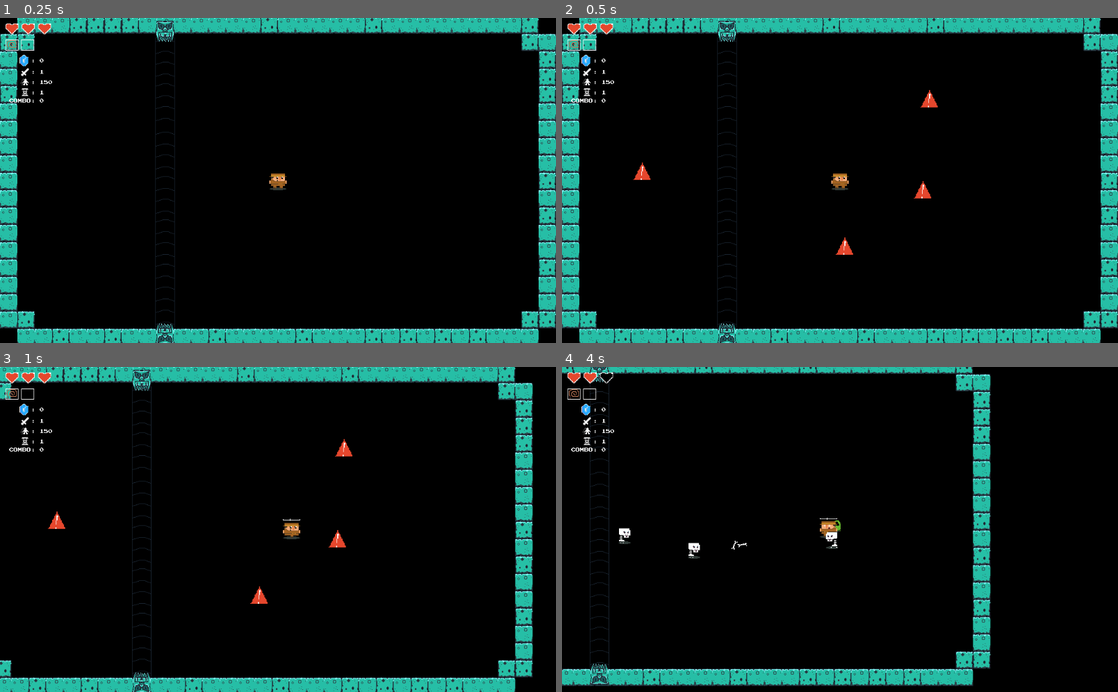
Above: before the commit, frames 1-4 (two rows, left to right).
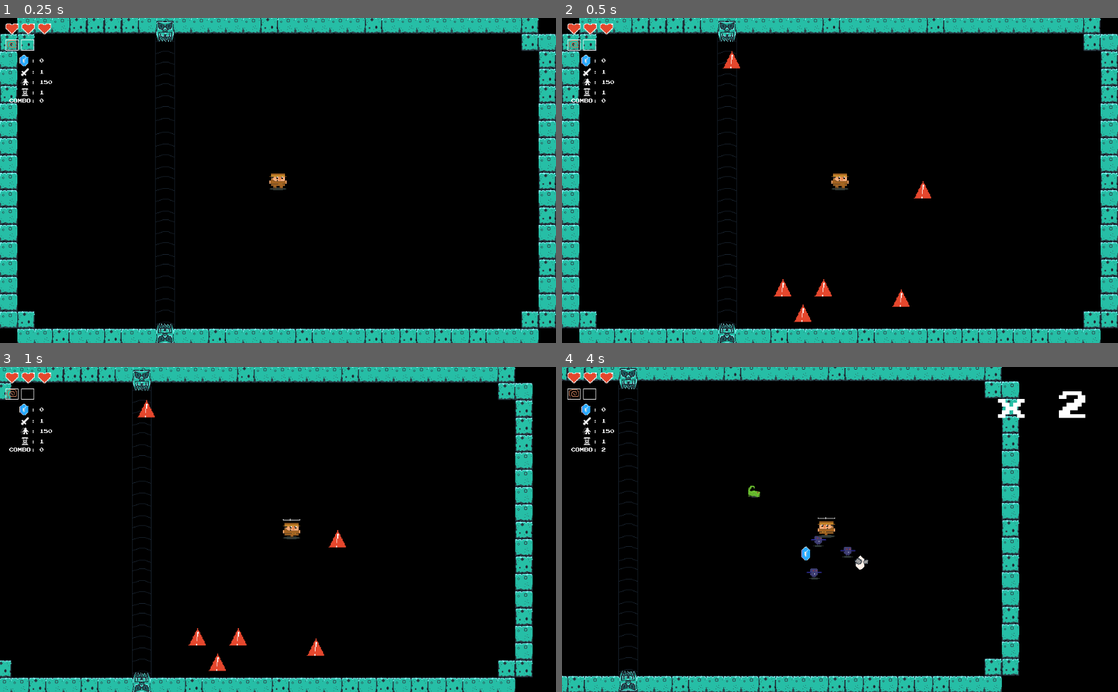
Above: after the commit, the same moments.

Repository: mcerdeira/curse-of-the-rogue
Game: Godot game, scene res://scenes/Main.tscn
The game is run twice, just before and just after one commit, with the same random seed, the same clock (stepped at 60 frames per second) and the same inputs.
Inputs (mouse positions are in pixels of both pictures, inside the frame that each line leads up to):
- Up to frame 1 (0.25 s): no input
- Up to frame 2 (0.5 s): no input
- Up to frame 3 (1 s): move the mouse to (400, 513) at 0.52 s; press the mouse at (400, 513) at 0.53 s; hold D (right) from 0.53 s (still down)
- Up to frame 4 (4 s): move the mouse to (728, 545) at 1.27 s; release D (right) at 1.28 s; release the mouse at (728, 545) at 1.28 s; hold S (down) 1.28-2.03 s; right-click (728, 545) at 1.35 s; move the mouse to (895, 458) at 2.02 s; press the mouse at (895, 458) at 2.03 s; hold D (right) 2.03-2.78 s; move the mouse to (812, 594) at 2.77 s; release the mouse at (812, 594) at 2.78 s; hold W (up) 2.78-3.53 s; right-click (812, 594) at 2.85 s; move the mouse to (1006, 578) at 3.52 s; press the mouse at (1006, 578) at 3.53 s; hold A (left) from 3.53 s (still down)

Frame 1 is identical in both runs. In frame 2, 0.7% of the frame differs, in the area x 12-68%, y 10-94%; in frame 3, 0.7%; in frame 4, 15%, in the area x 0-95%, y 0-100%.

Commit message:
Mejoras y chest

Diff:
--- /dev/null
+++ b/src/scenes/Chest.gd
@@ -0,0 +1,27 @@
+extends Area2D
+var ttl = 0.3
+var ChestAnimation = preload("res://scenes/ChestAnimation.tscn")
+
+func _ready():
+	$collider.set_deferred("disabled", true)
+	var bullets = get_tree().get_nodes_in_group("enemybullets")
+	for b in bullets:
+		b.destroy()
+
+func _physics_process(delta):
+	if ttl > 0:
+		ttl -= 1 * delta
+		if ttl <= 0:
+			$collider.set_deferred("disabled", false)
+
+func open_chest():
+	var player = get_tree().get_nodes_in_group("players")[0]
+	$sprite.animation = "opened"
+	var chest = ChestAnimation.instance()
+	var root = get_node("/root/Main")
+	root.add_child(chest)
+	chest.set_position(player.position)
+
+func _on_Chest_body_entered(body):
+	if body.is_in_group("players") and $sprite.animation == "closed":
+		open_chest()
--- a/src/scenes/Chest.tscn
+++ b/src/scenes/Chest.tscn
@@ -1,7 +1,8 @@
-[gd_scene load_steps=5 format=2]
+[gd_scene load_steps=6 format=2]
 
 [ext_resource path="res://sprites/chest_open.png" type="Texture" id=1]
 [ext_resource path="res://sprites/chest.png" type="Texture" id=2]
+[ext_resource path="res://scenes/Chest.gd" type="Script" id=3]
 
 [sub_resource type="SpriteFrames" id=5]
 animations = [ {
@@ -20,6 +21,7 @@
 radius = 24.0
 
 [node name="Chest" type="Area2D"]
+script = ExtResource( 3 )
 
 [node name="sprite" type="AnimatedSprite" parent="."]
 frames = SubResource( 5 )
@@ -27,3 +29,5 @@
 
 [node name="collider" type="CollisionShape2D" parent="."]
 shape = SubResource( 6 )
+
+[connection signal="body_entered" from="." to="." method="_on_Chest_body_entered"]
--- /dev/null
+++ b/src/scenes/ChestAnimation.gd
@@ -0,0 +1,16 @@
+extends Node2D
+var ttl = 7
+
+func _physics_process(delta):
+	ttl -= 1 * delta
+	if ttl <= 0:
+		Global.LOGIC_PAUSE = false
+		queue_free()
+
+func _ready():
+	Global.LOGIC_PAUSE = true
+	z_index = VisualServer.CANVAS_ITEM_Z_MAX
+	var reward_total = Global.get_reward_floor() * Global.max_combo
+	Global.gems = reward_total
+	$gems_total.text = str(reward_total)
+	$gems.text = str(Global.get_reward_floor()) + " x " + str(Global.max_combo) + "(combo)"
--- /dev/null
+++ b/src/scenes/ChestAnimation.tscn
@@ -0,0 +1,91 @@
+[gd_scene load_steps=9 format=2]
+
+[ext_resource path="res://sprites/chest_open.png" type="Texture" id=1]
+[ext_resource path="res://sprites/chest.png" type="Texture" id=2]
+[ext_resource path="res://scenes/particle_gems.tscn" type="PackedScene" id=3]
+[ext_resource path="res://scenes/ChestAnimation.gd" type="Script" id=4]
+[ext_resource path="res://sprites/small_gem_0.png" type="Texture" id=5]
+[ext_resource path="res://fonts/prstartk.ttf" type="DynamicFontData" id=6]
+
+[sub_resource type="DynamicFont" id=2]
+font_data = ExtResource( 6 )
+
+[sub_resource type="SpriteFrames" id=1]
+animations = [ {
+"frames": [ ExtResource( 2 ), ExtResource( 1 ) ],
+"loop": true,
+"name": "default",
+"speed": 5.0
+} ]
+
+[node name="ChestAnimation" type="Node2D"]
+script = ExtResource( 4 )
+
+[node name="ColorRect_Frame" type="ColorRect" parent="."]
+margin_left = -244.0
+margin_top = -148.0
+margin_right = 256.0
+margin_bottom = 198.0
+color = Color( 0.184314, 0.168627, 0.0235294, 1 )
+
+[node name="ColorRect" type="ColorRect" parent="."]
+margin_left = -242.0
+margin_top = -147.0
+margin_right = 254.0
+margin_bottom = 196.0
+color = Color( 0.101961, 0.0941176, 0.0941176, 1 )
+
+[node name="gems" type="Label" parent="."]
+margin_left = -86.0
+margin_top = 135.0
+margin_right = 122.0
+margin_bottom = 151.0
+custom_fonts/font = SubResource( 2 )
+text = "00 x combos"
+
+[node name="gems_total" type="Label" parent="."]
+margin_left = -11.0
+margin_top = 101.0
+margin_right = 134.0
+margin_bottom = 117.0
+custom_fonts/font = SubResource( 2 )
+text = "= 00"
+
+[node name="SmallGem0" type="Sprite" parent="."]
+position = Vector2( -30, 106 )
+texture = ExtResource( 5 )
+
+[node name="chest" type="AnimatedSprite" parent="."]
+scale = Vector2( 3, 3 )
+frames = SubResource( 1 )
+frame = 1
+speed_scale = 0.5
+playing = true
+
+[node name="particle_gems" parent="." instance=ExtResource( 3 )]
+position = Vector2( -46, -29 )
+infinite = true
+
+[node name="particle_gems2" parent="." instance=ExtResource( 3 )]
+position = Vector2( -36, 39 )
+infinite = true
+
+[node name="particle_gems3" parent="." instance=ExtResource( 3 )]
+position = Vector2( 31, -66 )
+infinite = true
+
+[node name="particle_gems4" parent="." instance=ExtResource( 3 )]
+position = Vector2( 29, 28 )
+infinite = true
+
+[node name="particle_gems5" parent="." instance=ExtResource( 3 )]
+position = Vector2( -29, -68 )
+infinite = true
+
+[node name="particle_gems6" parent="." instance=ExtResource( 3 )]
+position = Vector2( -84, -17 )
+infinite = true
+
+[node name="particle_gems7" parent="." instance=ExtResource( 3 )]
+position = Vector2( 65, -16 )
+infinite = true
--- a/src/scenes/EnemyBullet.gd
+++ b/src/scenes/EnemyBullet.gd
@@ -5,6 +5,9 @@
 var speed = 0
 var dmg = 0
 var particle = preload("res://scenes/particle2.tscn")
+
+func _ready():
+	add_to_group("enemybullets")
 
 func emit():
 	var p = particle.instance()
--- a/src/scenes/EnemySpawn.gd
+++ b/src/scenes/EnemySpawn.gd
@@ -28,9 +28,19 @@
 	return p
 
 func spawn_chest_and_stuff():
+	var player = get_tree().get_nodes_in_group("players")[0]
+	var positions = get_children()
+	var last_pos = 999999999
+	var chest_pos = null
+	for pos in positions:
+		var p = pos.position.distance_to(player.position)
+		if last_pos > p and p > 32:
+			last_pos = p
+			chest_pos = pos.position
+
 	var chest_inst = chest.instance()
 	get_parent().add_child(chest_inst)
-	chest_inst.set_position(to_global($pos26.position))
+	chest_inst.set_position(to_global(chest_pos))
 
 func spawn_enemy():
 	if WAVE_COUNT < Global.get_floor_waves():
@@ -41,7 +51,7 @@
 			randomize()
 			positions.shuffle()
 			var p = positions.pop_front()
-			var type  = Global.pick_random(["scorpion", "bat", "skeleton"])
+			var type  = Global.pick_random(Global.enemy_by_floor())
 			var enemy_inst = null
 
 			if type == "bat":
--- a/src/scenes/Gem.gd
+++ b/src/scenes/Gem.gd
@@ -1,7 +1,23 @@
 extends Area2D
 var gem_count = 1
+var particle = preload("res://scenes/particle2.tscn")
+
+func _ready():
+	add_to_group("collectables")
 
 func _on_Gem_body_entered(body):
 	if body.is_in_group("players"):
 		body.add_gem(gem_count)
 		queue_free()
+
+func _destroy():
+	emit()
+	queue_free()
+
+func emit():
+	var p = particle.instance()
+	get_parent().add_child(p)
+	p.set_position(to_global(p.position))
+	p = particle.instance()
+	get_parent().add_child(p)
+	p.set_position(to_global(p.position))
--- a/src/scenes/Main.tscn
+++ b/src/scenes/Main.tscn
@@ -237,6 +237,3 @@
 
 [node name="pos25" type="Position2D" parent="EnemySpawn"]
 position = Vector2( 624, 520 )
-
-[node name="pos26" type="Position2D" parent="EnemySpawn"]
-position = Vector2( 512, 288 )
--- a/src/scenes/MegaRay.gd
+++ b/src/scenes/MegaRay.gd
@@ -10,6 +10,7 @@
 	$area/collider.set_deferred("disabled", !val)
 
 func _ready():
+	z_index = VisualServer.CANVAS_ITEM_Z_MIN + 1
 	if !Global.pick_random([false, false, true]):
 		queue_free()
 	else:
@@ -47,6 +48,9 @@
 			body.hit(dmg, self)
 
 func _on_area_area_entered(area):
+	if area.is_in_group("collectables"):
+		area._destroy()
+
 	if area.is_in_group("enemies"):
 		if !area.get_parent().flying:
 			area.get_parent().hit(null, dmg, "megaray")
--- a/src/scenes/Player.gd
+++ b/src/scenes/Player.gd
@@ -84,6 +84,9 @@
 			$sprite.animation = "default"
 			$sprite.visible = true
 
+	if Global.LOGIC_PAUSE:
+		return
+
 	var left = Input.is_action_pressed("left")
 	var right = Input.is_action_pressed("right")
 	var down = Input.is_action_pressed("down")
--- a/src/scenes/Wall.gd
+++ b/src/scenes/Wall.gd
@@ -1,4 +1,5 @@
 extends StaticBody2D
 
 func _ready():
+	z_index = VisualServer.CANVAS_ITEM_Z_MIN
 	randomize()
--- /dev/null
+++ b/src/scenes/particle_gems.tscn
@@ -0,0 +1,52 @@
+[gd_scene load_steps=8 format=2]
+
+[ext_resource path="res://sprites/small_gem_2.png" type="Texture" id=1]
+[ext_resource path="res://scenes/particle2.gd" type="Script" id=2]
+
+[sub_resource type="Curve" id=14]
+min_value = -360.0
+max_value = 360.0
+_data = [ Vector2( 0.0625, 275.412 ), 0.0, 0.0, 0, 0, Vector2( 0.891667, -346.406 ), 0.0, 0.0, 0, 0 ]
+
+[sub_resource type="CurveTexture" id=15]
+curve = SubResource( 14 )
+
+[sub_resource type="Curve" id=12]
+_data = [ Vector2( 0, 1 ), 0.0, 0.0, 0, 0, Vector2( 0.9875, 0.327972 ), 0.0, 0.0, 0, 0 ]
+
+[sub_resource type="CurveTexture" id=13]
+curve = SubResource( 12 )
+
+[sub_resource type="ParticlesMaterial" id=11]
+lifetime_randomness = 1.0
+emission_shape = 5
+emission_ring_radius = 2.0
+emission_ring_inner_radius = 0.0
+emission_ring_height = 1.0
+emission_ring_axis = Vector3( 0, 0, 1 )
+flag_disable_z = true
+spread = 180.0
+gravity = Vector3( 0, 96, 0 )
+initial_velocity = 72.7
+initial_velocity_random = 0.53
+angular_velocity = 476.69
+angular_velocity_random = 0.64
+orbit_velocity = 0.0
+orbit_velocity_random = 0.0
+linear_accel_random = 0.33
+angle_random = 0.58
+angle_curve = SubResource( 15 )
+scale_random = 0.9
+scale_curve = SubResource( 13 )
+
+[node name="particle_gems" type="Particles2D"]
+amount = 3
+explosiveness = 0.5
+process_material = SubResource( 11 )
+texture = ExtResource( 1 )
+script = ExtResource( 2 )
+
+[node name="Timer" type="Timer" parent="."]
+wait_time = 0.5
+
+[connection signal="timeout" from="Timer" to="." method="_on_Timer_timeout"]
--- a/src/scripts/Global.gd
+++ b/src/scripts/Global.gd
@@ -1,4 +1,6 @@
 extends Node
+
+var LOGIC_PAUSE = false
 
 var TOTAL_FLOORS = 7
 var CURRENT_FLOOR = 1
@@ -7,6 +9,12 @@
 
 var FLOOR_WAVES = [-1, 2, 2, 3, 3, 4, 4, 5]
 var FLOOR_ROOMS = [-1, 2, 3, 4, 5, 6, 6, 7]
+var FLOOR_REWARD = [-1, 10, 10, 20, 20, 30, 30, 50]
+var FLOOR_ENEMIES = [
+	-1,
+	["scorpion", "bat"],
+	["scorpion", "bat", "skeleton"]
+]
 
 var GAME_OVER = false
 var FLOOR_OVER = false
@@ -59,12 +67,21 @@
 	}
 }
 
+func enemy_by_floor():
+	return FLOOR_ENEMIES[CURRENT_FLOOR]
+
 func _ready():
 	initialize()
+
+func get_reward_floor():
+	var reward = FLOOR_REWARD[CURRENT_FLOOR]
+	var rnd = pick_random([0, 1, 3, 5, 7, 9])
+	return reward + rnd
 
 func initialize():
 	GAME_OVER = false
 	FLOOR_OVER = false
+	LOGIC_PAUSE = false
 
 	max_combo = 0
 	current_combo = 0
